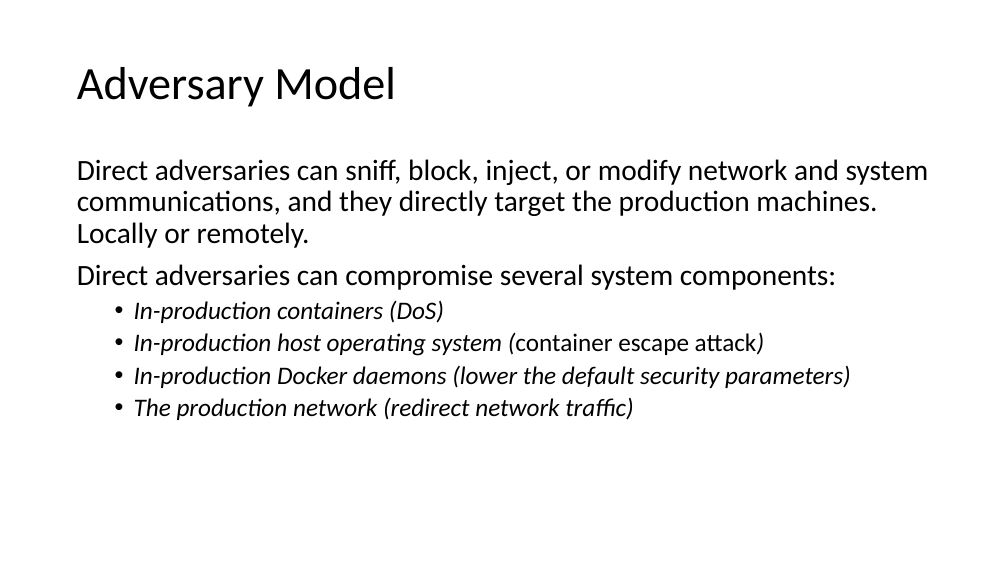
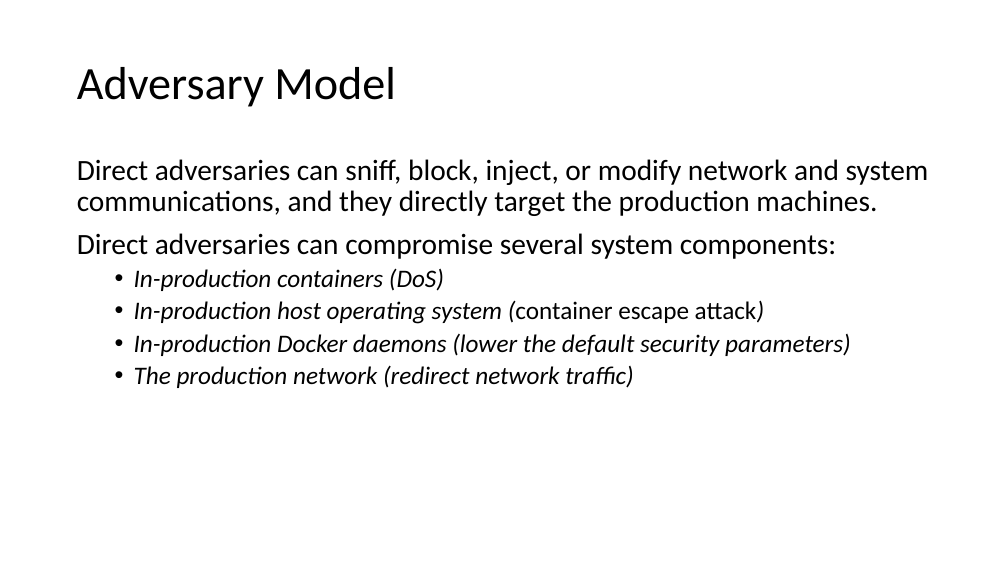
Before and after one commit to tianyuzhou95/Docker, a slide deck: slide 20 of To Docker or Not to Docker A Security Perspective.pptx. Drawn at 1008x567 pixels with LibreOffice and Linux fonts; fonts in the diff are those of the drawing. Boxes give left, top, right and bottom in pixels: in the first picture for what was removed or moved away, otherwise in the second. Text is boxed around its words. In the diff, an @@ line names an element or a change of style, - is before the commit and + after.

```diff
--- a/To Docker or Not to Docker A Security Perspective.pptx
+++ b/To Docker or Not to Docker A Security Perspective.pptx
@@ text at [77, 159, 929, 216]: text changed @@
-Direct adversaries can sniff, block, inject, or modify network and system communications, and they directly target the production machines. Locally or remotely.
+Direct adversaries can sniff, block, inject, or modify network and system communications, and they directly target the production machines.
```
Also in this commit, not shown: 5 other slides changed, 3 other files.
